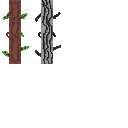
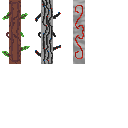
The second 128×128 image is a revision of the first. Changes to its layers:
added layer "MetroDoor" above "LaboDoor" over [73, 0, 85, 64]
